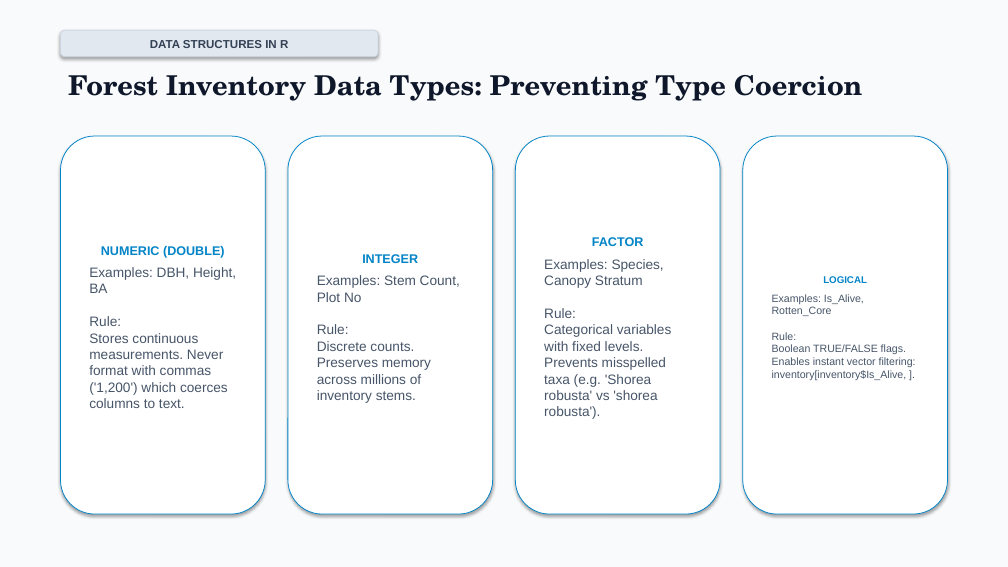
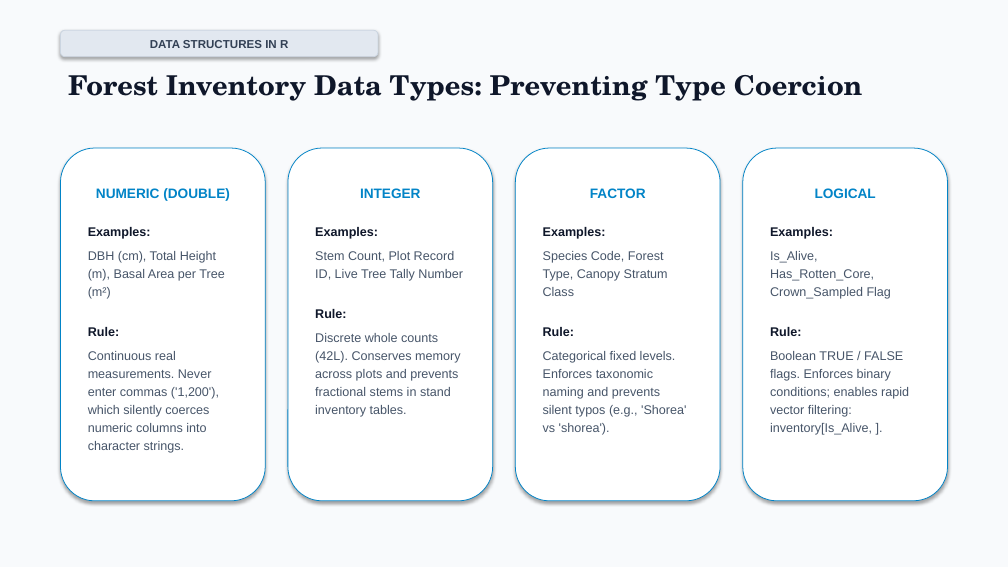
Before and after one commit to RudeSoul/rudesoul-portfolio-blog, a slide deck: slide 5 of src/pages/course/Computational_Methods_for_Forestry_Research/Unit II/unit2_programming_fundamentals_r.pptx. Drawn at 1008x567 pixels with LibreOffice and Linux fonts; fonts in the diff are those of the drawing. Boxes give left, top, right and bottom in pixels: in the first picture for what was removed or moved away, otherwise in the second. Text is boxed around its words. In the diff, an @@ line names an element or a change of style, - is before the commit and + after.

```diff
--- a/src/pages/course/Computational_Methods_for_Forestry_Research/Unit II/unit2_programming_fundamentals_r.pptx
+++ b/src/pages/course/Computational_Methods_for_Forestry_Research/Unit II/unit2_programming_fundamentals_r.pptx
@@ rounded rectangle "NUMERIC (DOUBLE)": place and size @@
-rounded rectangle "NUMERIC (DOUBLE)" at (60,136,265,514)
+rounded rectangle "NUMERIC (DOUBLE)" at (60,148,265,501)
@@ vertical alignment middle to top in 4 elements at (743,148,948,501), (516,148,721,501), (60,148,265,501), (288,148,493,501) @@
@@ rounded rectangle "INTEGER": place and size @@
-rounded rectangle "INTEGER" at (288,136,493,514)
+rounded rectangle "INTEGER" at (288,148,493,501)
@@ rounded rectangle "FACTOR": place and size @@
-rounded rectangle "FACTOR" at (516,136,721,514)
+rounded rectangle "FACTOR" at (516,148,721,501)
@@ rounded rectangle "LOGICAL": place and size @@
-rounded rectangle "LOGICAL" at (743,136,948,514)
+rounded rectangle "LOGICAL" at (743,148,948,501)
@@ text in rounded rectangle at (96,188,230,201): size 12 to 13 pt in "NUMERIC (DOUBLE)" @@
@@ text in rounded rectangle at (360,188,421,198): size 12 to 13 pt in "INTEGER" @@
@@ text in rounded rectangle at (590,188,646,198): size 12 to 13 pt in "FACTOR" @@
@@ text in rounded rectangle at (815,188,876,198): size 9.3 to 13 pt in "LOGICAL" @@
@@ text in rounded rectangle at (88,227,224,453): text changed; size 13 to 12 pt @@
-Examples: DBH, Height, BA
-Rule:
-Stores continuous measurements. Never format with commas ('1,200') which coerces columns to text.
+Examples:
+DBH (cm), Total Height (m), Basal Area per Tree (m²)
+Rule:
+Continuous real measurements. Never enter commas ('1,200'), which silently coerces numeric columns into character strings.
@@ text in rounded rectangle at (315,227,463,417): text changed; size 13 to 12 pt @@
-Examples: Stem Count, Plot No
-Rule:
-Discrete counts. Preserves memory across millions of inventory stems.
+Examples:
+Stem Count, Plot Record ID, Live Tree Tally Number
+Rule:
+Discrete whole counts (42L). Conserves memory across plots and prevents fractional stems in stand inventory tables.
@@ text in rounded rectangle at (543,227,686,435): text changed; size 13 to 12 pt @@
-Examples: Species, Canopy Stratum
-Rule:
-Categorical variables with fixed levels. Prevents misspelled taxa (e.g. 'Shorea robusta' vs 'shorea robusta').
+Examples:
+Species Code, Forest Type, Canopy Stratum Class
+Rule:
+Categorical fixed levels. Enforces taxonomic naming and prevents silent typos (e.g., 'Shorea' vs 'shorea').
@@ text in rounded rectangle at (770,227,909,435): text changed; size 10.1 to 12 pt @@
-Examples: Is_Alive, Rotten_Core
-Rule:
-Boolean TRUE/FALSE flags. Enables instant vector filtering: inventory[inventory$Is_Alive, ].
+Examples:
+Is_Alive, Has_Rotten_Core, Crown_Sampled Flag
+Rule:
+Boolean TRUE / FALSE flags. Enforces binary conditions; enables rapid vector filtering: inventory[Is_Alive, ].
```
Also in this commit, not shown: 2 slides added, 2 other files.
